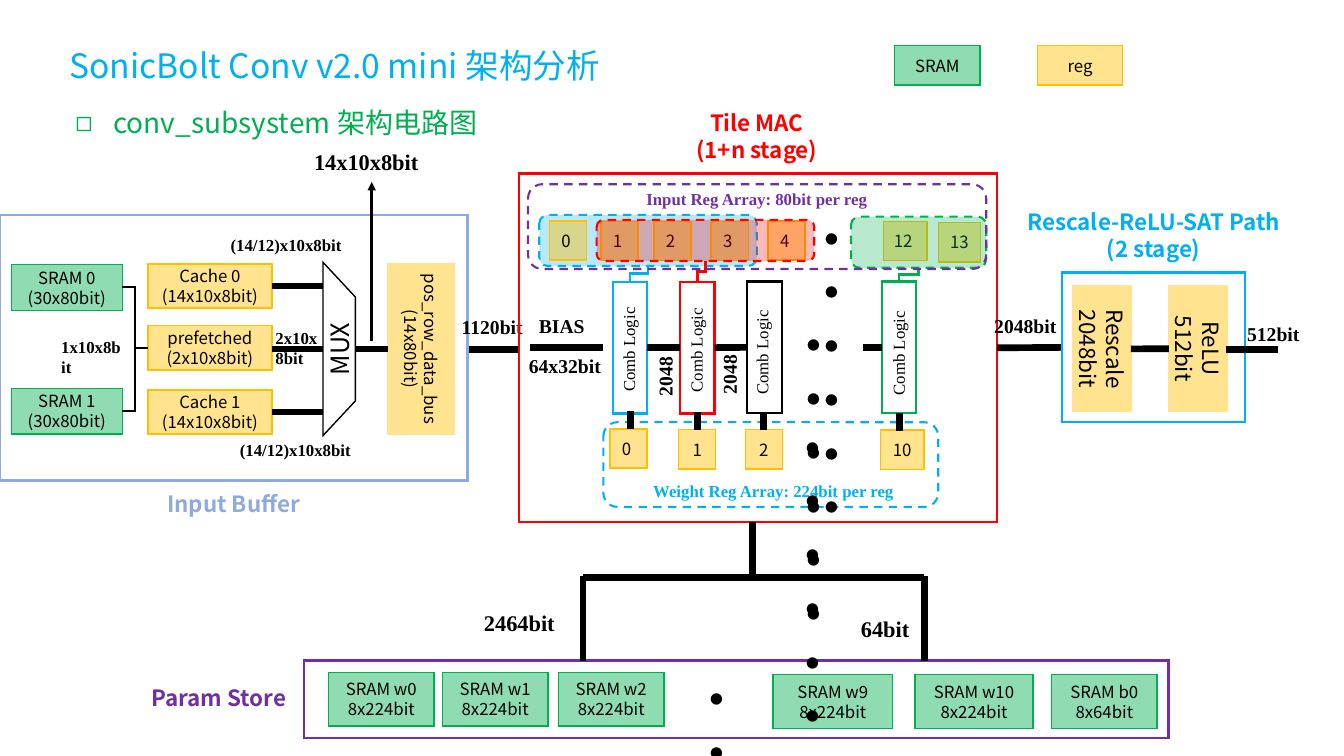
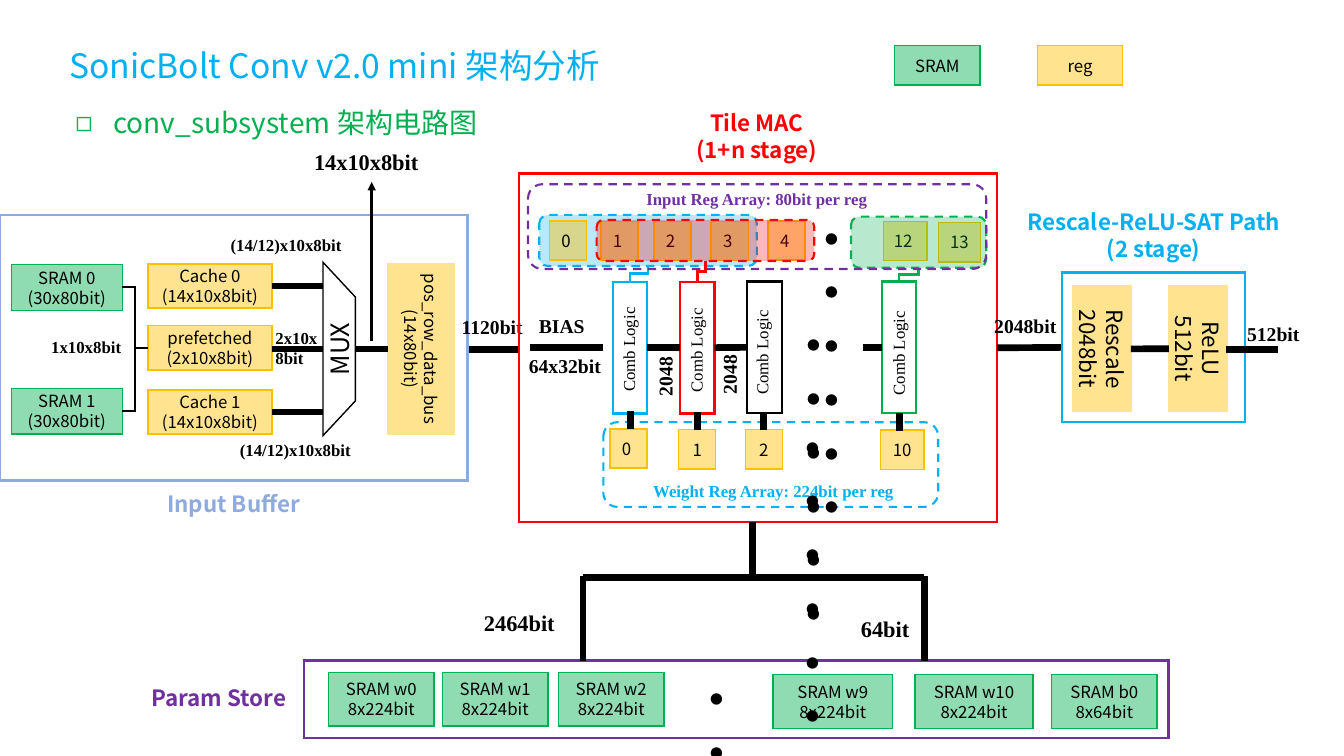
Before and after one commit to SmlCoke/2026-MST3314-SonicBolt, a slide deck: slide 24 of SonicBolt/docs/figures-fj.pptx. Drawn at 1344x756 pixels with LibreOffice and Linux fonts; fonts in the diff are those of the drawing. Boxes give left, top, right and bottom in pixels: in the first picture for what was removed or moved away, otherwise in the second. Text is boxed around its words. In the diff, an @@ line names an element or a change of style, - is before the commit and + after.

```diff
--- a/SonicBolt/docs/figures-fj.pptx
+++ b/SonicBolt/docs/figures-fj.pptx
@@ text "1x10x8bit" rewrapped from (51, 332, 134, 382) to (51, 341, 121, 353) @@
```
Also in this commit, not shown: 4 other slides changed, 1 other file.
